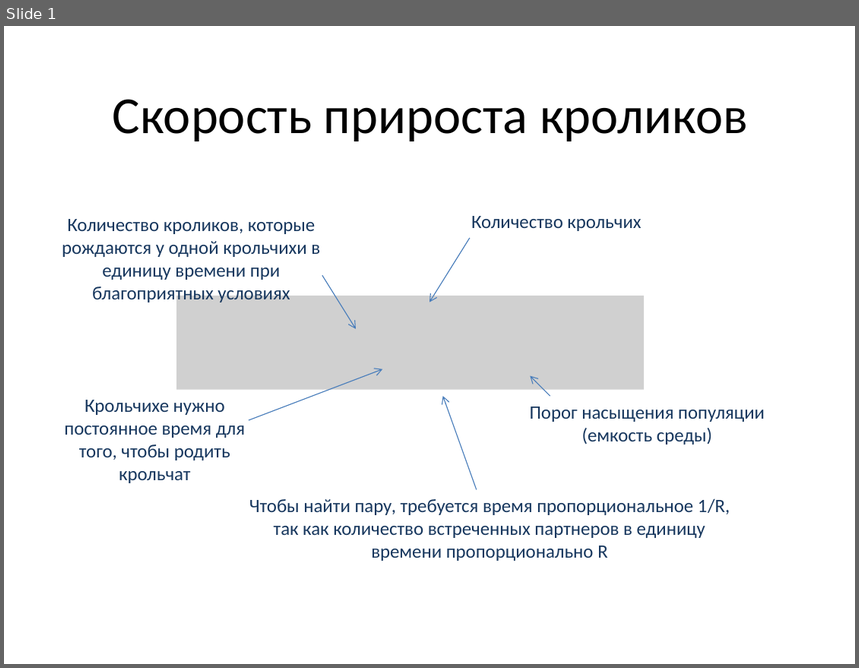
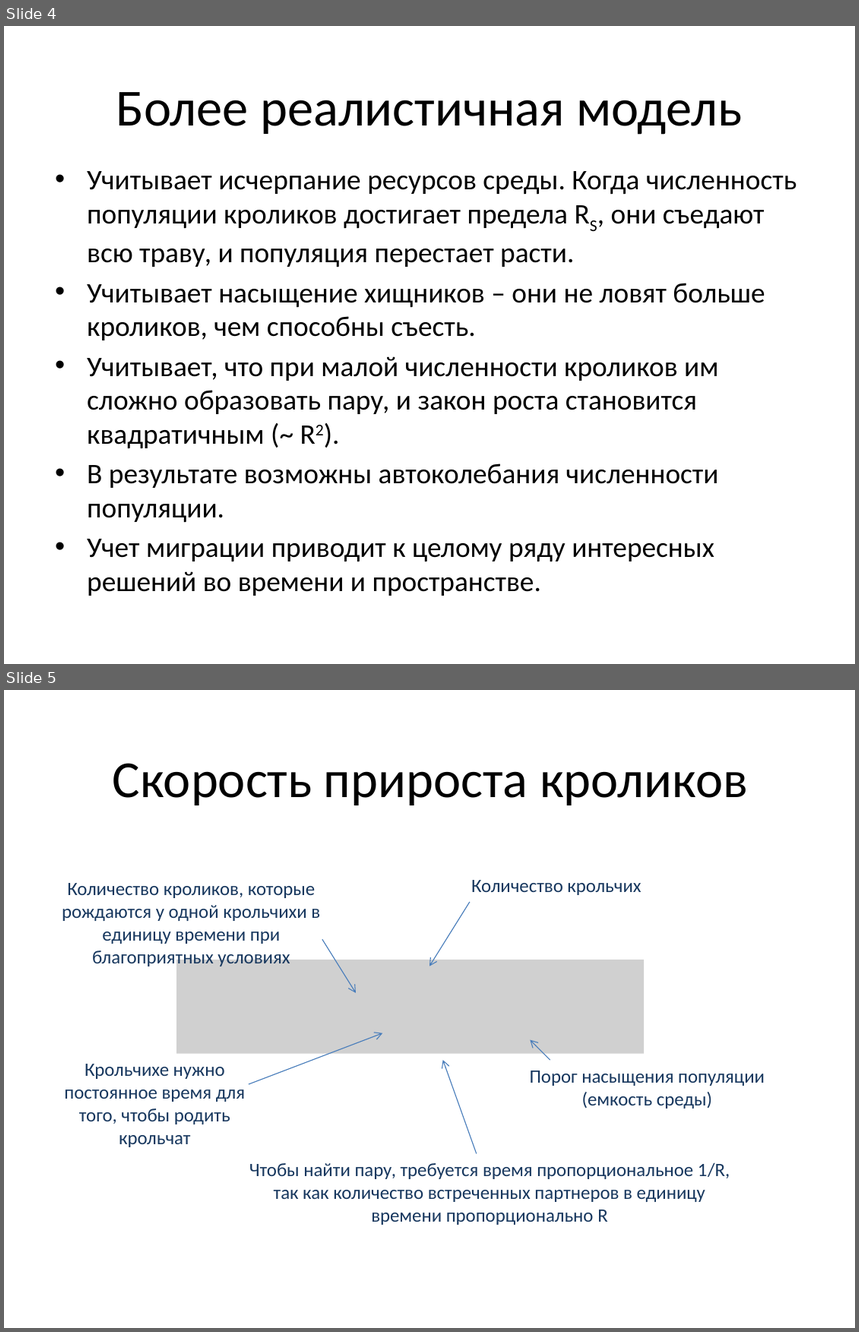
Before and after one commit to olegv142/rabbits, a slide deck: rabbit-foxes.pptx. Shown one above the other, each under a label of ours: slide 1 before the commit, slides 4 and 5 after it. The pictures are 859x668 and 859x1332 pixels, drawn with LibreOffice and Linux fonts; fonts in the diff are those of the drawing; grey boxes stand for pictures. Boxes give left, top, right and bottom in pixels: in the first picture for what was removed or moved away, otherwise in the second. Text is boxed around its words. In the diff, an @@ line names an element or a change of style, - is before the commit and + after.

```diff
--- a/rabbit-foxes.pptx
+++ b/rabbit-foxes.pptx
@@ slide 4 added at (4, 26, 855, 664), background #FFFFFF @@
@@ title added at (116, 92, 742, 135), 44 pt, text #000000 @@
+Более реалистичная модель
@@ text added at (87, 171, 797, 596), 24 pt, text #000000 @@
+• Учитывает исчерпание ресурсов среды. Когда численность популяции кроликов достигает предела RS, они съедают всю траву, и популяция перестает расти.
+• Учитывает насыщение хищников – они не ловят больше кроликов, чем способны съесть.
+• Учитывает, что при малой численности кроликов им сложно образовать пару, и закон роста становится квадратичным (~ R2).
+• В результате возможны автоколебания численности популяции.
+• Учет миграции приводит к целому ряду интересных решений во времени и пространстве.
@@ what was slide 1 is now slide 5 @@
```
Also in this commit, not shown: 2 slides changed, 4 other slides added.
